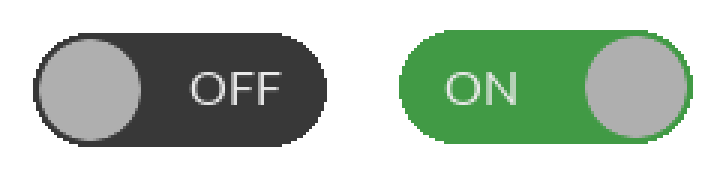
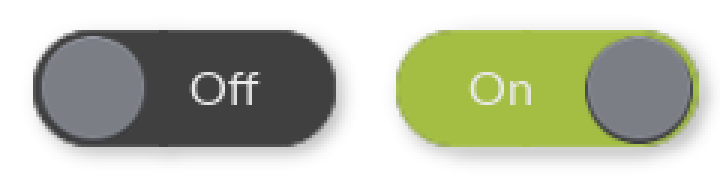
The second 720 x 180 image is a revision of the first. Changes to its layers:
removed layer "Layer copy" over [585, 36, 687, 138]
removed layer "Layer" over [39, 39, 141, 141]
renamed "ON" to "On", moved it above "Off", painted on it over [444, 72, 531, 105]
removed layer "Pasted Layer copy" over [399, 30, 693, 144]
removed layer "Pasted Layer" over [33, 33, 327, 147]
renamed "OFF" to "Off", painted on it over [189, 72, 282, 105]
added layer "Pasted Layer copy #2" above "Pasted Layer copy #1" over [585, 36, 693, 144]
added layer "Pasted Layer copy #1" above "Pasted Layer #7" over [39, 36, 147, 144]
added layer "Pasted Layer #7" above "Pasted Layer #8" over [33, 30, 336, 147]
added layer "Pasted Layer #8" above "Drop Shadow" over [396, 30, 699, 147]
added layer "Drop Shadow" (44%) over [24, 18, 720, 171]
